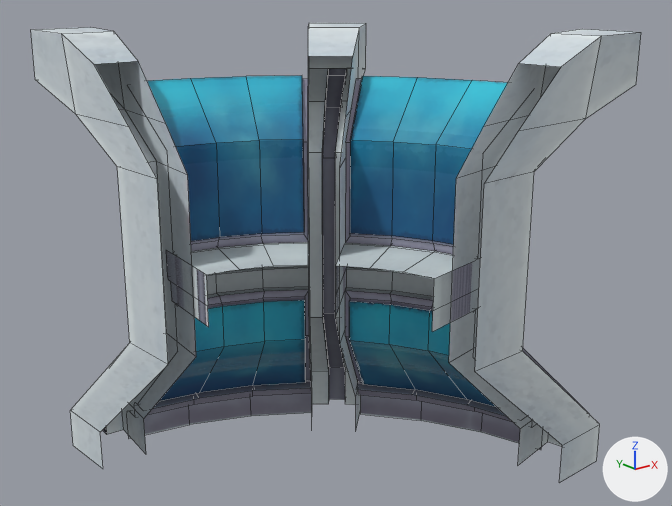
The FBX model aspenUnityProject/Assets/Art/models/props/HallwayModels/WallsWindows/hallway_wallcurved3.fbx: old version first, new version second.
Rendered twice from a 50 mm lens placed at (-3.7, -8.69, 5.31), pointed at (2.21, -1.3, 2.36). Arrows for +X, +Y and +Z are at lower right; the lights stay in place. The picture after the commit comes second. Mesh edges are drawn as thin lines. Where no turn or scale is listed for an object, it has been applied to the vertices.

In view in the first picture: 'HallwayWall1CurvedBottomRight'.
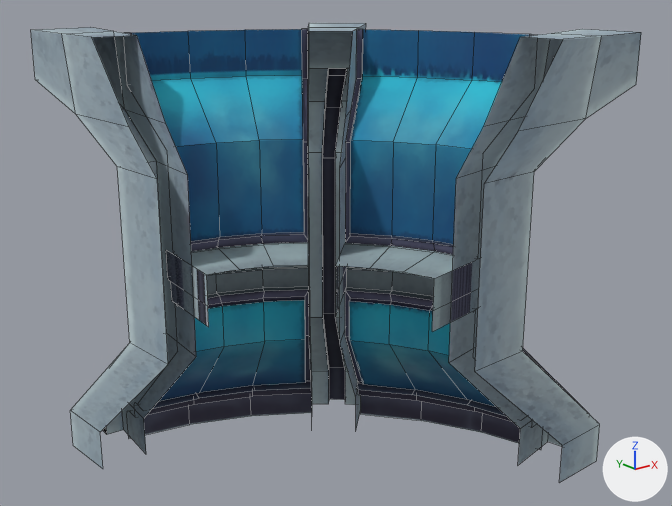
Commit message: Reimported the hallway models into Unity
- Adjusted the hallways so there's no gap on the top
- Reimported the hallways into Unity

What differs and where, as boxes [x1, y1, x2, y2] in the pictures (672 x 506 px):
'HallwayWall1CurvedBottomRight', surface changed, reshaped (darker): [31, 23, 641, 483] in both
part 1 of me_cube_096, built on: [62, 27, 601, 131] in both

The edits, one by one:
Picture 'HallwayWall_Base_color.png' (img_hallwaywall_base_color_png) is now built by load_image('HallwayWall_Base_color.png', 'HallwayWall_Base_color.png', 512, 512, 'sRGB') instead of load_image('HallwayWall_Base_color.png', '_unpacked/HallwayWall_Base_color.png', 512, 512, 'Non-Color').
me_cube_096 is used by ob_hallwaywall1curvedbottomright; location (0.16, 0.18, 0.5).
me_cube_096 had 416 vertices, 313 faces and spanned x -0.23..4.3, y -3.59..0.63, z -0.55..4.15.
me_cube_096 now has 432 vertices, 327 faces and spans x -0.23..4.3, y -3.59..0.63, z -0.55..4.15.
Part 1, on me_cube_096:
6 vertices in x -0.16..2.99, y -3.53..-0.7, z 3.91 move by (0.0, 0.0, 0.24).
8 new vertices lie (0.0, 0.0, 0.5) away from vertices in x 0.31..3.26, y -3.02..-0.38, z 3.65.
8 new vertices lie (0.0, 0.0, 0.46) away from vertices in x 0.38..3.21, y -2.97..-0.42, z 3.69.
8 new faces join them, mat_hallwaywall (picture img_hallwaywall_base_color_png).
6 new faces join them, mat_hallwaywindow.
